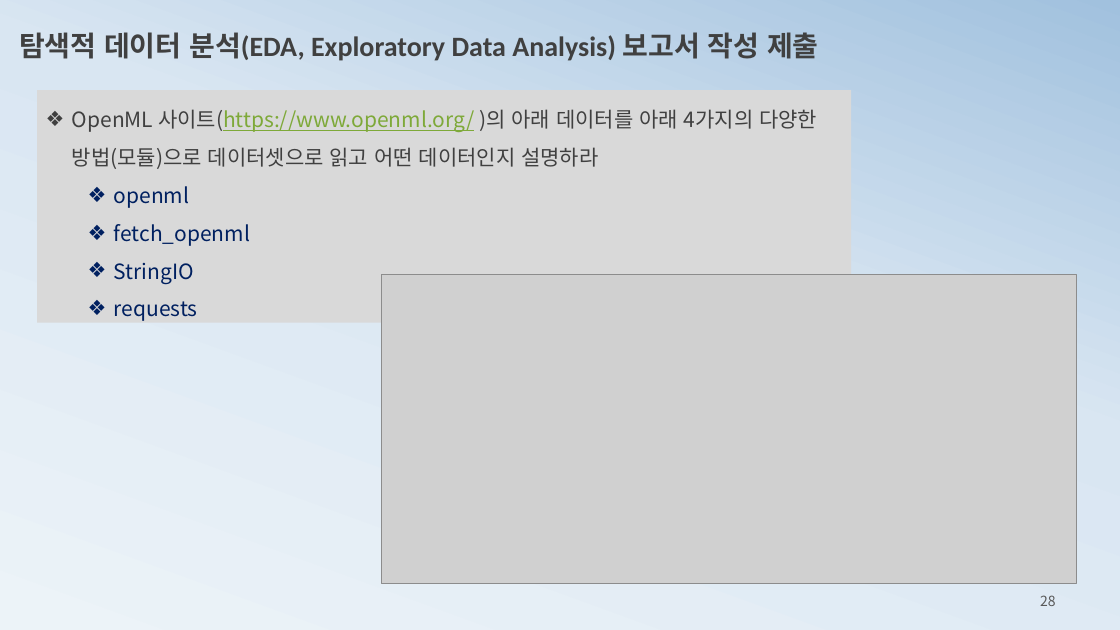
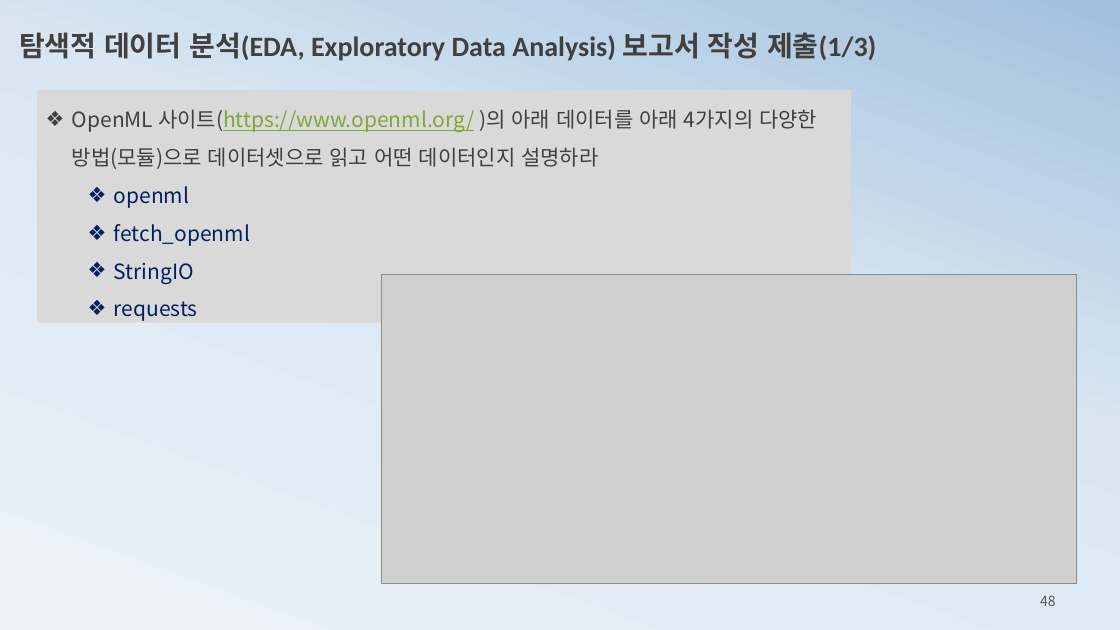
Before and after one commit to ancestor9/mathematics-for-machine-learning, a slide deck: slide 48 of 1_statistics for machine learning.pptx (slide 28 before the commit). Drawn at 1120x630 pixels with LibreOffice and Linux fonts; fonts in the diff are those of the drawing; grey boxes stand for pictures. Boxes give left, top, right and bottom in pixels: in the first picture for what was removed or moved away, otherwise in the second. Text is boxed around its words. In the diff, an @@ line names an element or a change of style, - is before the commit and + after.

```diff
--- a/1_statistics for machine learning.pptx
+++ b/1_statistics for machine learning.pptx
@@ text at [19,32,876,61]: text changed @@
-탐색적 데이터 분석(EDA, Exploratory Data Analysis) 보고서 작성 제출
+탐색적 데이터 분석(EDA, Exploratory Data Analysis) 보고서 작성 제출(1/3)
@@ page number at [1040,595,1056,606]: text changed @@
-28
+48
```
Also in this commit, not shown: 18 other slides changed, 5 slides added, 2 slides removed.
